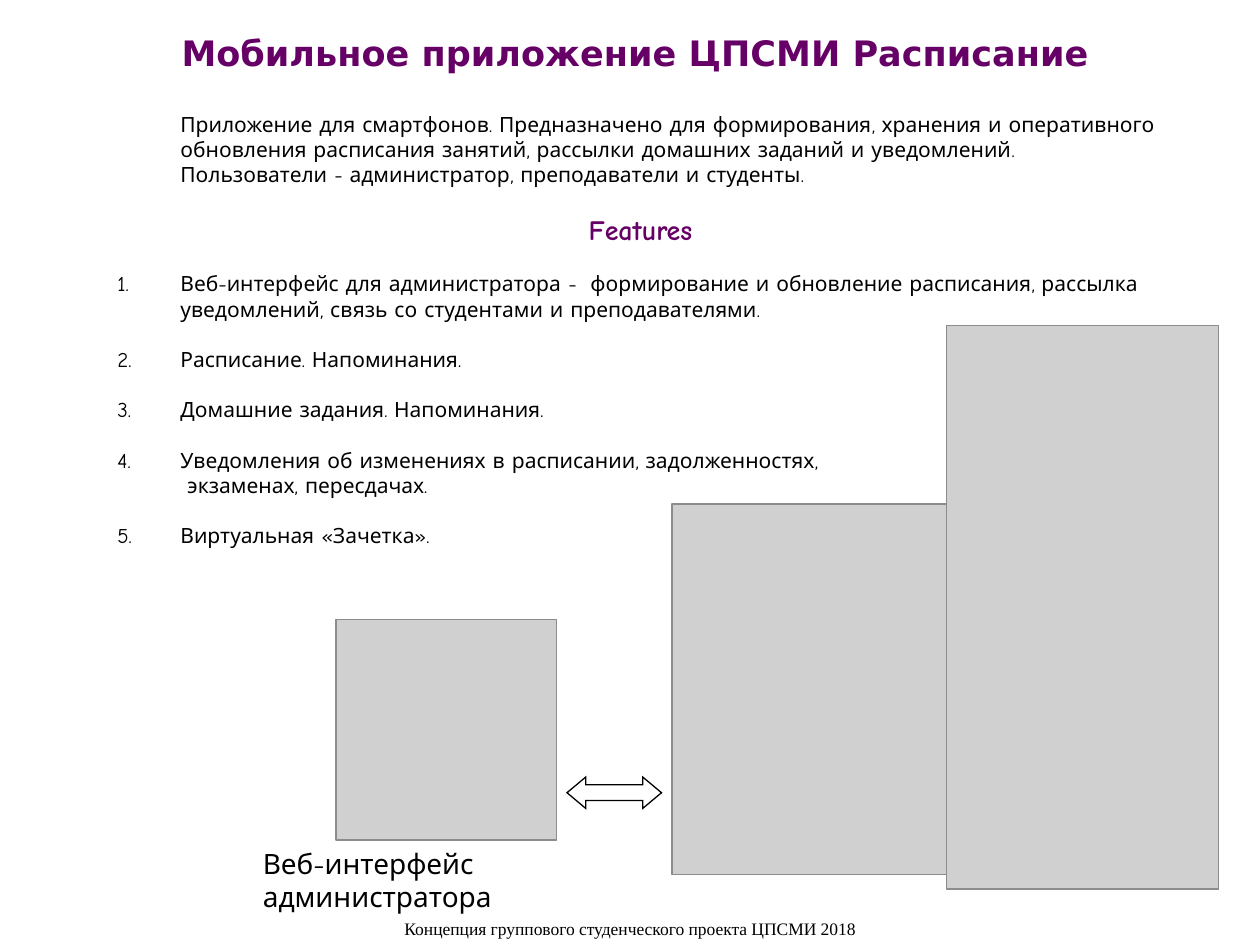
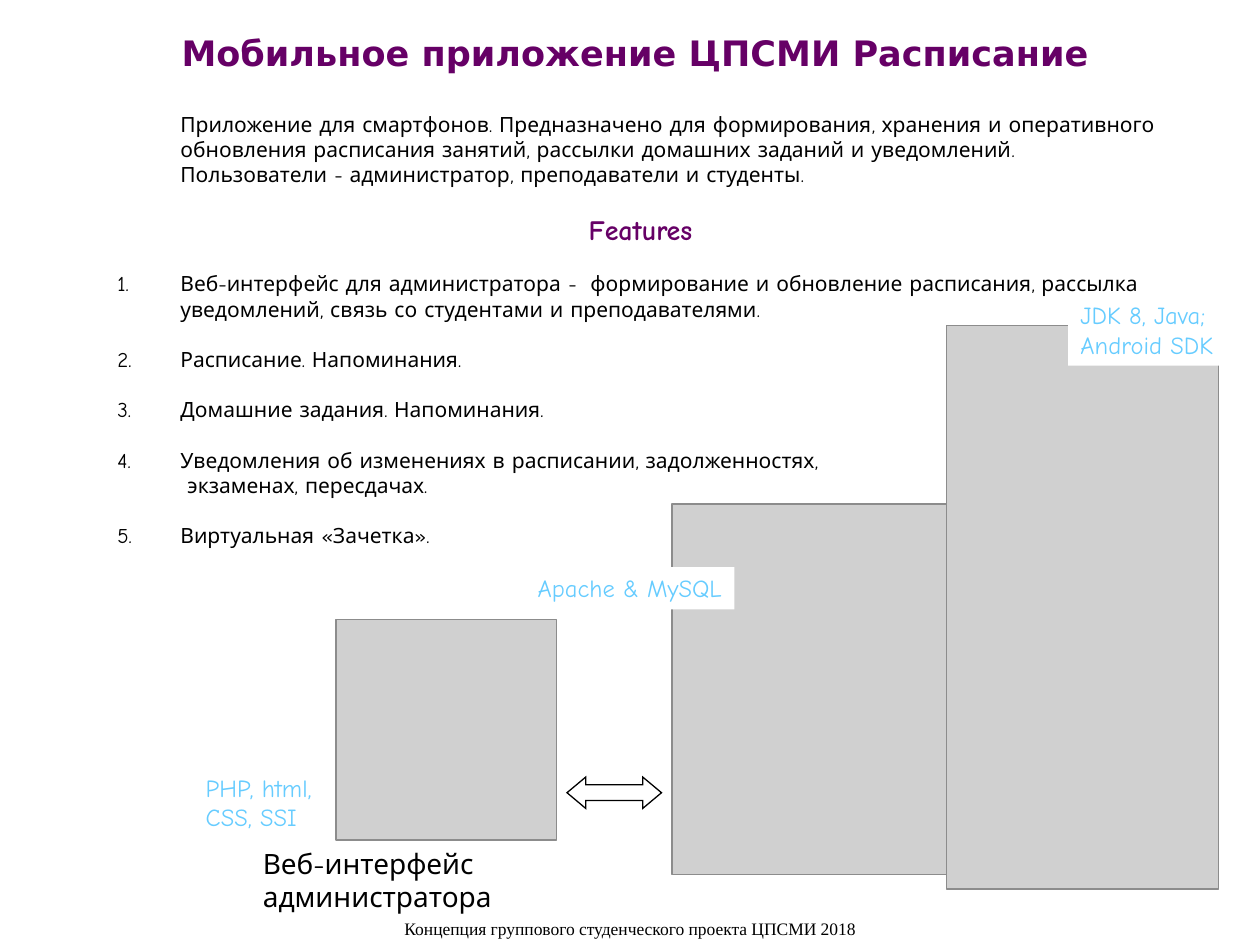
Before and after one commit to elena-roshchina/schedule-cpsmi, a slide deck: slide 1 of Itinerary.ppt. Drawn at 1260x945 pixels with LibreOffice and Linux fonts; fonts in the diff are those of the drawing; grey boxes stand for pictures. Boxes give left, top, right and bottom in pixels: in the first picture for what was removed or moved away, otherwise in the second. Text is boxed around its words. In the diff, an @@ line names an element or a change of style, - is before the commit and + after.

Commit message:
Add files via upload
Methods were added.

```diff
--- a/Itinerary.ppt
+++ b/Itinerary.ppt
@@ rectangle added at [1068, 294, 1227, 365], fill #FFFFFF, 14 pt, text #66CCFF @@
+JDK 8, Java;
+Android SDK
@@ rectangle added at [525, 567, 735, 610], fill #FFFFFF, 14 pt, text #66CCFF @@
+Apache & MySQL
@@ text added at [206, 780, 312, 828], 14 pt, text #66CCFF @@
+PHP, html,
+CSS, SSI
```
